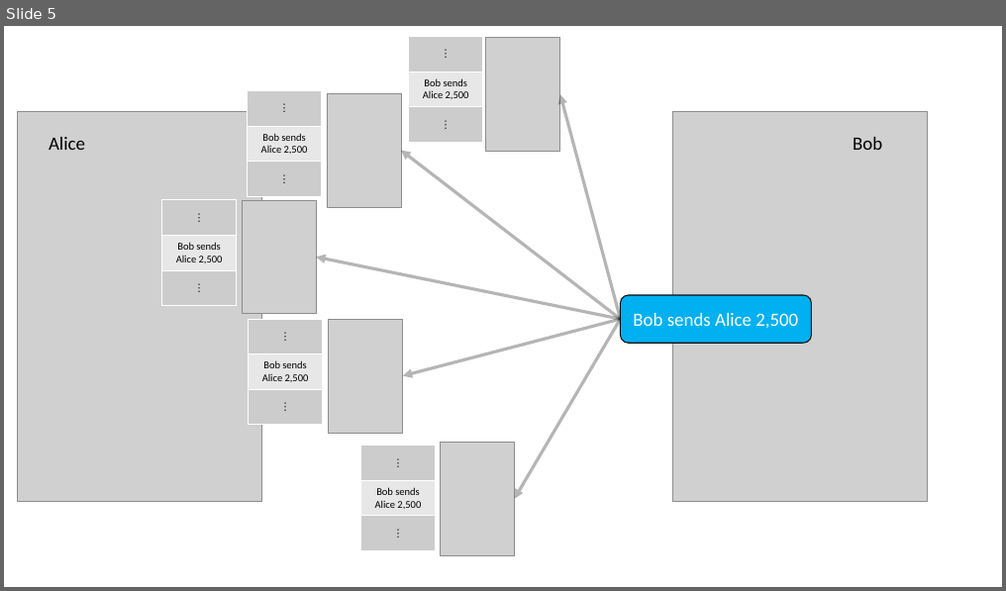
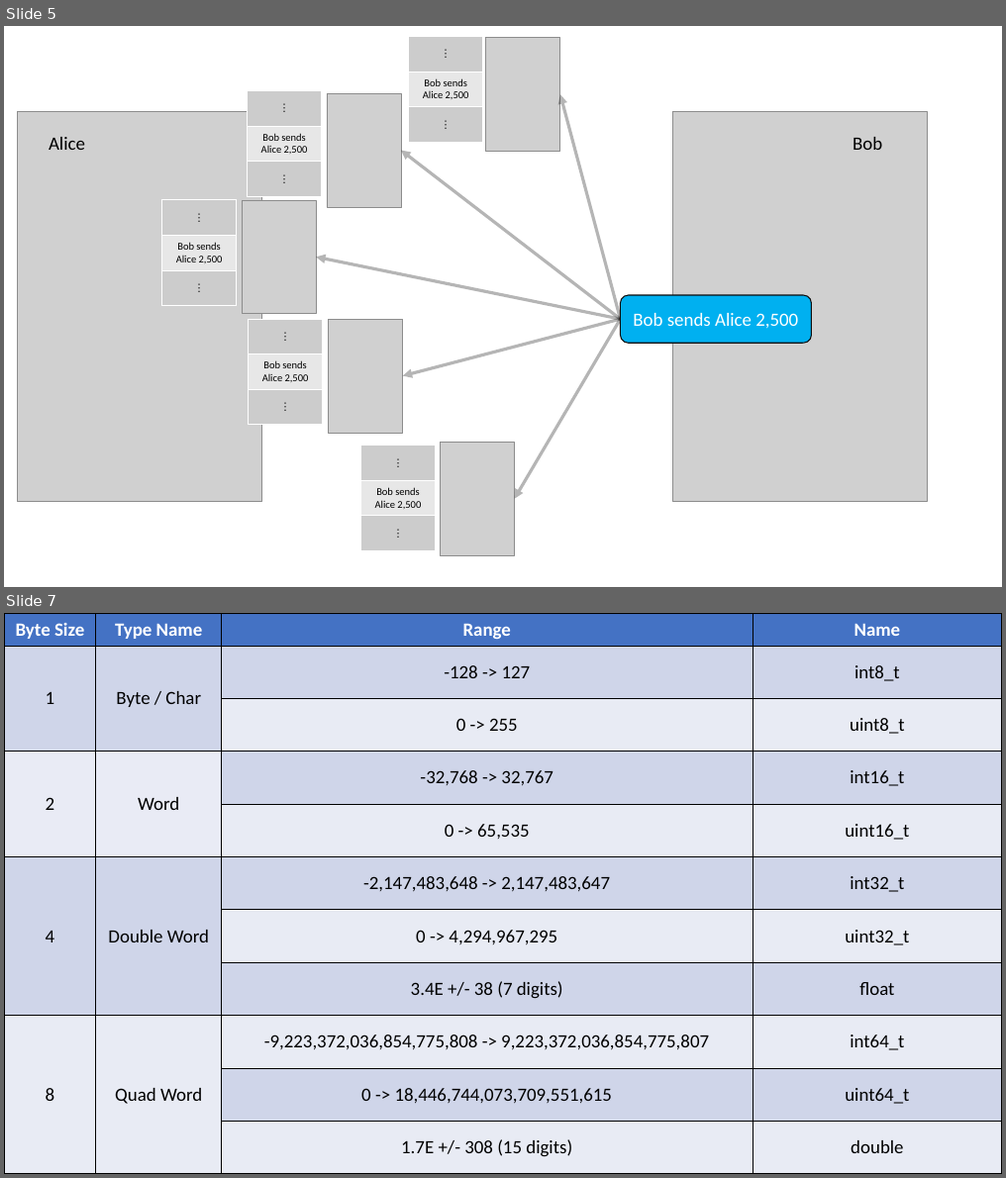
Before and after one commit to Michael-K-Stein/GreenCoin, a slide deck: Thesis/Images/Graphics.pptx. Shown one above the other, each under a label of ours: slide 5 before the commit, slides 5 and 7 after it; the slides between them are not shown. The pictures are 1006x591 and 1006x1178 pixels, drawn with LibreOffice and Linux fonts; fonts in the diff are those of the drawing; grey boxes stand for pictures. Boxes give left, top, right and bottom in pixels: in the first picture for what was removed or moved away, otherwise in the second. Text is boxed around its words. In the diff, an @@ line names an element or a change of style, - is before the commit and + after.

```diff
--- a/Thesis/Images/Graphics.pptx
+++ b/Thesis/Images/Graphics.pptx
@@ slide 7 added at box(4, 613, 1002, 1174), background #FFFFFF @@
@@ table added at box(4, 613, 1002, 1174), 11 rows, 4 columns @@
+Byte Size | Type Name | Range | Name
+1 | Byte / Char | -128 -> 127 | int8_t
+ |  | 0 -> 255 | uint8_t
+2 | Word | -32,768 -> 32,767 | int16_t
+ |  | 0 -> 65,535 | uint16_t
+4 | Double Word | -2,147,483,648 -> 2,147,483,647 | int32_t
+ |  | 0 -> 4,294,967,295 | uint32_t
+ |  | 3.4E +/- 38 (7 digits) | float
+8 | Quad Word | -9,223,372,036,854,775,808 -> 9,223,372,036,854,775,807 | int64_t
+ |  | 0 -> 18,446,744,073,709,551,615 | uint64_t
+ |  | 1.7E +/- 308 (15 digits) | double
```
Also in this commit, not shown: 9 other slides added, 1 slide removed, 27 other files.
